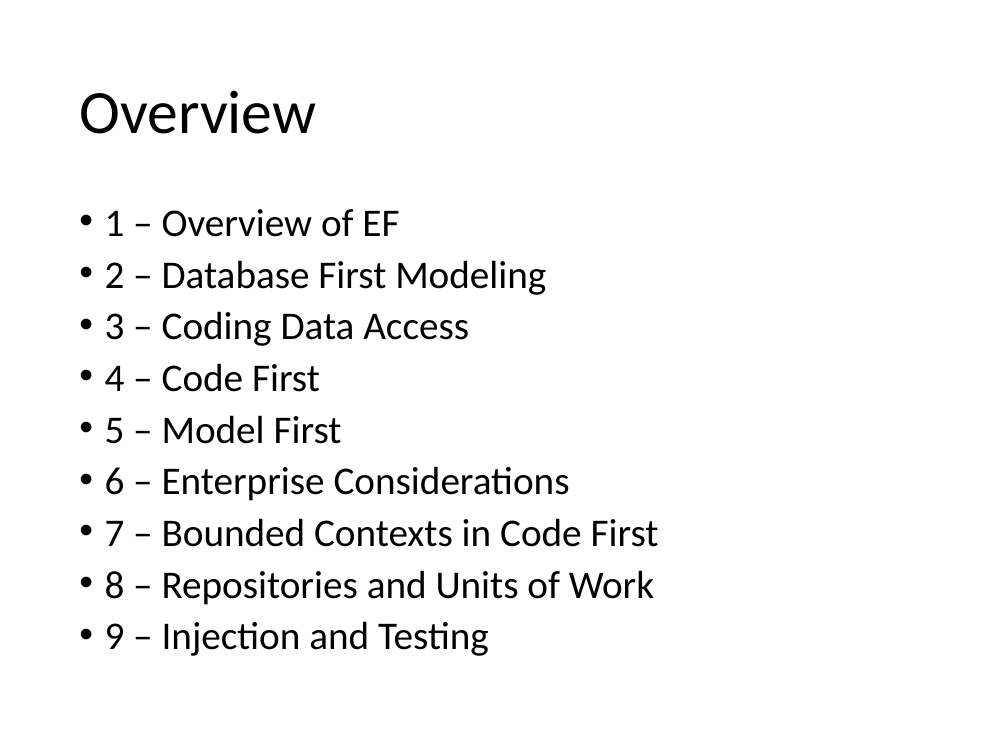
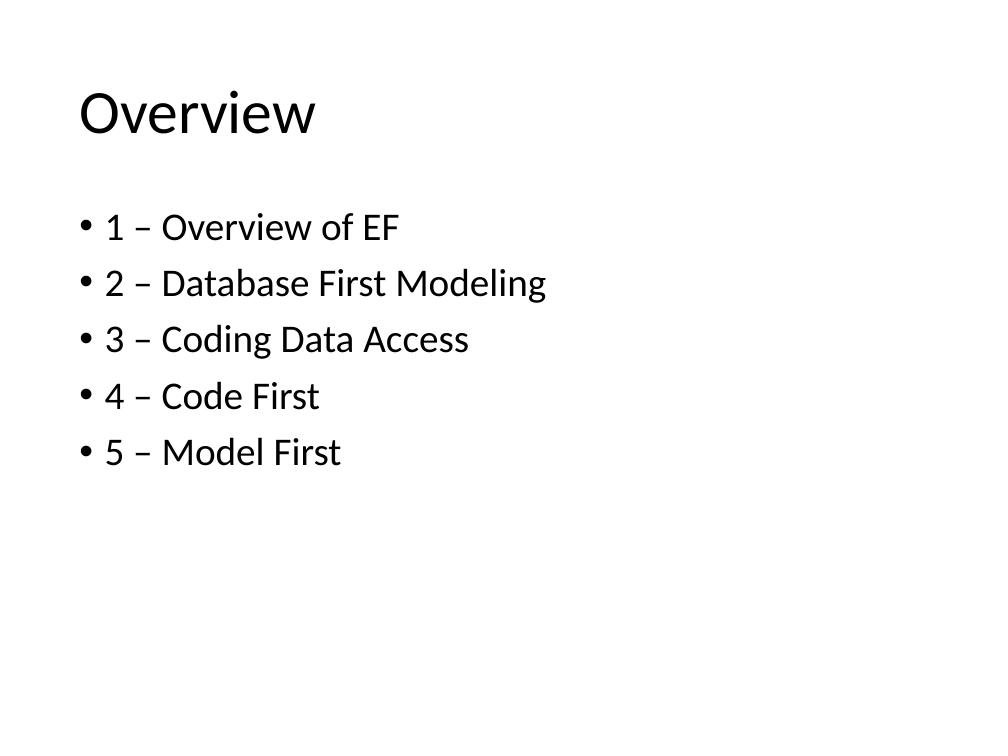
Before and after one commit to SeamlessThingies-Learn-DotNet3Day/DotNetProgramming, a slide deck: slide 2 of Slides/EF/1 - Introduction to EF.pptx. Drawn at 1008x756 pixels with LibreOffice and Linux fonts; fonts in the diff are those of the drawing. Boxes give left, top, right and bottom in pixels: in the first picture for what was removed or moved away, otherwise in the second. Text is boxed around its words. In the diff, an @@ line names an element or a change of style, - is before the commit and + after.

```diff
--- a/Slides/EF/1 - Introduction to EF.pptx
+++ b/Slides/EF/1 - Introduction to EF.pptx
@@ text "1 – Overview of EF" at bbox=[105, 213, 546, 466]: line spacing 0.8 to 0.9 @@
@@ text at bbox=[105, 466, 659, 656]: paragraphs removed @@
-• 6 – Enterprise Considerations
-• 7 – Bounded Contexts in Code First
-• 8 – Repositories and Units of Work
-• 9 – Injection and Testing
```
Also in this commit, not shown: 11 other slides changed, 1 slide added, 15 slides removed, 11 other files.
